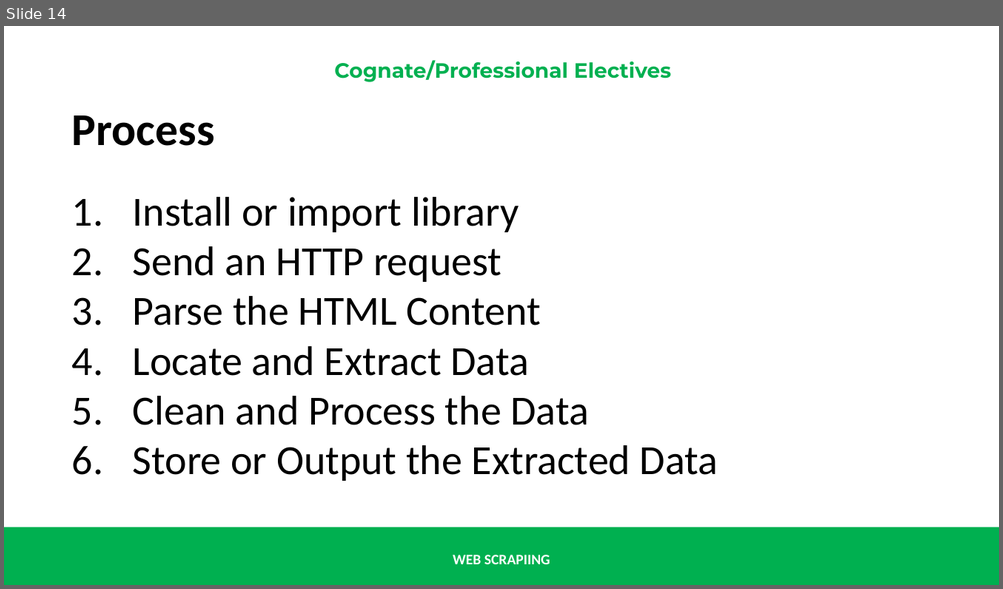
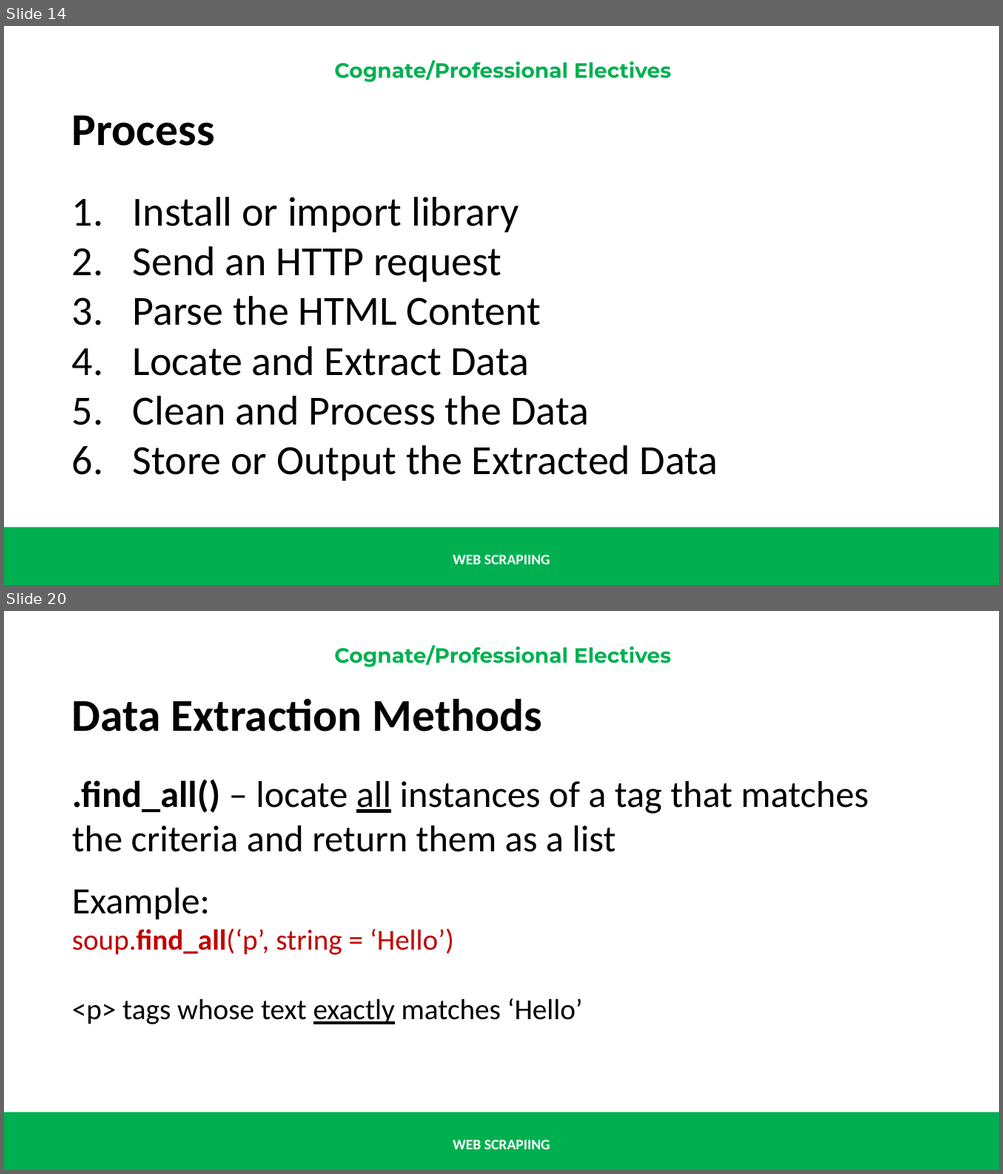
Before and after one commit to renatomaaliw3/public_files, a slide deck: CPE Electives (1 - 3)/01. Lectures Notebook/00. Presentations & Text Books/01. Electives 1 to 3/06.5 Web Scraping.pptx. Shown one above the other, each under a label of ours: slide 14 before the commit, slides 14 and 20 after it; the slides between them are not shown. The pictures are 1003x589 and 1003x1174 pixels, drawn with LibreOffice and Linux fonts; fonts in the diff are those of the drawing. Boxes give left, top, right and bottom in pixels: in the first picture for what was removed or moved away, otherwise in the second. Text is boxed around its words. In the diff, an @@ line names an element or a change of style, - is before the commit and + after.

```diff
--- a/CPE Electives (1 - 3)/01. Lectures Notebook/00. Presentations & Text Books/01. Electives 1 to 3/06.5 Web Scraping.pptx
+++ b/CPE Electives (1 - 3)/01. Lectures Notebook/00. Presentations & Text Books/01. Electives 1 to 3/06.5 Web Scraping.pptx
@@ slide 20 added at (x1=4, y1=611, x2=999, y2=1170), background #FFFFFF; not listed: 3 template elements that a slide beside it also shows @@
@@ text added at (x1=72, y1=698, x2=868, y2=1025), 36 pt, text #000000 @@
+Data Extraction Methods
+.find_all() – locate all instances of a tag that matches the criteria and return them as a list
+Example:
+soup.find_all(‘p’, string = ‘Hello’)
+<p> tags whose text exactly matches ‘Hello’
```
Also in this commit, not shown: 1 slide changed, 16 other slides added, 1 slide removed.
